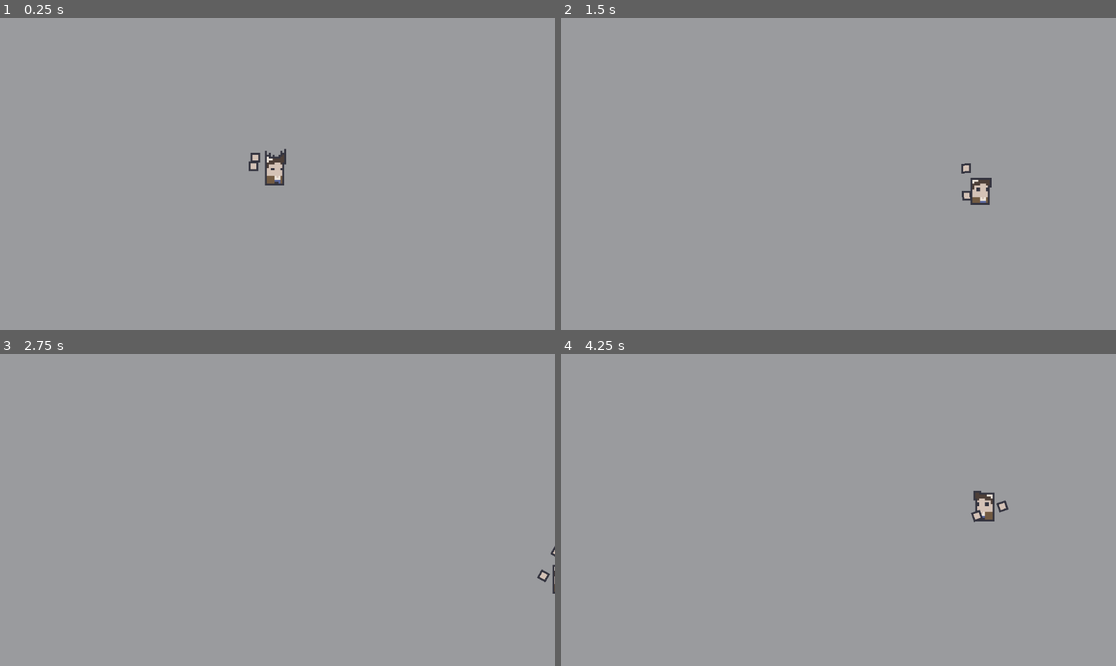
Above: before the commit, frames 1-4 (two rows, left to right).
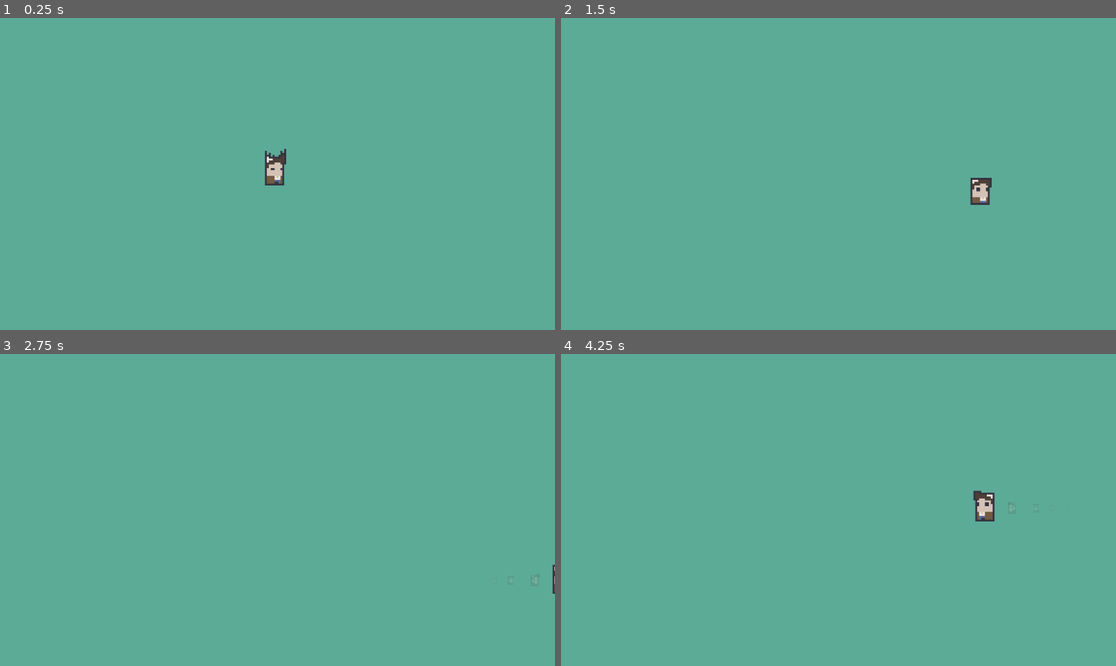
Above: after the commit, the same moments.

Repository: JuaniCargnel/Placeholder_Name
Game: Godot game, scene res://Scenes/Levels/TEST_LEVEL.tscn
The game is run twice, just before and just after one commit, with the same random seed, the same clock (stepped at 60 frames per second) and the same inputs. The project has no main scene, so this scene is started directly.
Inputs (mouse positions are in pixels of both pictures, inside the frame that each line leads up to):
- Up to frame 1 (0.25 s): no input
- Up to frame 2 (1.5 s): tap Enter at 0.5 s; move the mouse to (960, 158) at 0.52 s; hold Right (ui_right) 0.53-1.28 s; click (960, 158) at 0.6 s; tap Space (dash) at 0.8, 1.35 s; move the mouse to (727, 189) at 1.27 s; hold Down (ui_down) from 1.28 s (still down)
- Up to frame 3 (2.75 s): click (166, 525) at 1.55 s; move the mouse to (333, 441) at 2.02 s; release Down (ui_down) at 2.03 s; hold Right (ui_right) from 2.03 s (still down); click (333, 441) at 2.1 s; tap Space (dash) at 2.3 s
- Up to frame 4 (4.25 s): move the mouse to (810, 572) at 2.77 s; release Right (ui_right) at 2.78 s; hold Up (ui_up) 2.78-3.53 s; tap Space (dash) at 2.85, 3.8 s; click (810, 572) at 3.05 s; move the mouse to (1005, 556) at 3.52 s; hold Left (ui_left) from 3.53 s (still down); click (1005, 556) at 3.6 s

The runs differ from the first frame. In frame 1, 100% of the frame differs, in the area x 0-100%, y 0-100%; in frame 2, 100%; in frame 3, 100%; in frame 4, 100%.

Commit message:
Hand Changes (Deleted)

Diff:
--- /dev/null
+++ b/Assets/Sprites/Player/processMaterial.tres
@@ -0,0 +1,21 @@
+[gd_resource type="ParticleProcessMaterial" load_steps=5 format=3 uid="uid://dwg0omeocgw24"]
+
+[sub_resource type="Gradient" id="3"]
+colors = PackedColorArray(1, 1, 1, 0.501961, 1, 1, 1, 0)
+
+[sub_resource type="GradientTexture1D" id="4"]
+gradient = SubResource("3")
+
+[sub_resource type="Curve" id="5"]
+_data = [Vector2(0.00735295, 0.494382), 0.0, 0.0, 0, 0, Vector2(0.985294, 0.0786518), 0.0, 0.0, 0, 0]
+point_count = 2
+
+[sub_resource type="CurveTexture" id="6"]
+curve = SubResource("5")
+
+[resource]
+gravity = Vector3(0, 0, 0)
+scale_min = 4.0
+scale_max = 4.0
+scale_curve = SubResource("6")
+color_ramp = SubResource("4")
--- a/Scenes/Levels/TEST_LEVEL.tscn
+++ b/Scenes/Levels/TEST_LEVEL.tscn
@@ -5,11 +5,12 @@
 [node name="TEST_LEVEL" type="Node2D"]
 
 [node name="ColorRect" type="ColorRect" parent="."]
+z_index = -10
 offset_left = -17.0
 offset_top = -31.0
 offset_right = 1174.0
 offset_bottom = 679.0
-color = Color(0.870588, 0.882353, 0.905882, 0.529412)
+color = Color(0.417801, 1, 0.848052, 0.529412)
 
 [node name="Player" parent="." instance=ExtResource("1_jf8ei")]
 position = Vector2(575, 299)
--- a/Scenes/Player/Hand.tscn
+++ /dev/null
@@ -1,18 +0,0 @@
-[gd_scene load_steps=3 format=3 uid="uid://6vnyp66qib4h"]
-
-[ext_resource type="Texture2D" uid="uid://by3ew0yod2ub7" path="res://Assets/Sprites/Player/hands.png" id="1_540oq"]
-
-[sub_resource type="RectangleShape2D" id="RectangleShape2D_4akgi"]
-size = Vector2(10, 10)
-
-[node name="Hand" type="Node2D"]
-
-[node name="Sprite2D" type="Sprite2D" parent="."]
-texture_filter = 1
-scale = Vector2(2, 2)
-texture = ExtResource("1_540oq")
-
-[node name="Area2D" type="Area2D" parent="."]
-
-[node name="CollisionShape2D" type="CollisionShape2D" parent="Area2D"]
-shape = SubResource("RectangleShape2D_4akgi")
--- a/Scenes/Player/Player.tscn
+++ b/Scenes/Player/Player.tscn
@@ -1,8 +1,8 @@
-[gd_scene load_steps=35 format=3 uid="uid://ckleb2oi3jx"]
+[gd_scene load_steps=36 format=3 uid="uid://ckleb2oi3jx"]
 
 [ext_resource type="Script" uid="uid://bynueiu8e5tr3" path="res://Scripts/Player/Player.gd" id="1_s0eop"]
 [ext_resource type="Texture2D" uid="uid://bbfcm4usmgbcs" path="res://Assets/Sprites/Player/mPlayer_ [human].png" id="2_ft8w5"]
-[ext_resource type="PackedScene" uid="uid://6vnyp66qib4h" path="res://Scenes/Player/Hand.tscn" id="3_h54ih"]
+[ext_resource type="Material" uid="uid://dwg0omeocgw24" path="res://Assets/Sprites/Player/processMaterial.tres" id="4_ude3g"]
 
 [sub_resource type="AtlasTexture" id="AtlasTexture_ft8w5"]
 atlas = ExtResource("2_ft8w5")
@@ -238,6 +238,10 @@
 
 [sub_resource type="RectangleShape2D" id="RectangleShape2D_ude3g"]
 size = Vector2(24.25, 34)
+
+[sub_resource type="AtlasTexture" id="AtlasTexture_wid83"]
+atlas = ExtResource("2_ft8w5")
+region = Rect2(36.9428, 72.796, 21.7248, 22.8835)
 
 [node name="Player" type="CharacterBody2D"]
 script = ExtResource("1_s0eop")
@@ -267,13 +271,16 @@
 [node name="InvulnTimer" type="Timer" parent="."]
 one_shot = true
 
-[node name="HandsRoot" type="Node2D" parent="."]
-
-[node name="LeftHand" parent="HandsRoot" instance=ExtResource("3_h54ih")]
-position = Vector2(-20, -5)
-
-[node name="RightHand" parent="HandsRoot" instance=ExtResource("3_h54ih")]
-position = Vector2(-22, 4)
+[node name="DashParticles" type="GPUParticles2D" parent="."]
+z_index = -1
+texture_filter = 1
+position = Vector2(0, 10)
+emitting = false
+amount = 10
+texture = SubResource("AtlasTexture_wid83")
+speed_scale = 2.5
+trail_lifetime = 0.4
+process_material = ExtResource("4_ude3g")
 
 [connection signal="animation_finished" from="AnimatedSprite2D" to="." method="_on_animated_sprite_2d_animation_finished"]
 [connection signal="timeout" from="DashTimer" to="." method="_on_dash_timer_timeout"]
--- a/Scripts/Player/Player.gd
+++ b/Scripts/Player/Player.gd
@@ -28,6 +28,7 @@
 @onready var invuln_timer := $InvulnTimer
 @onready var left_hand := $HandsRoot/LeftHand
 @onready var right_hand := $HandsRoot/RightHand
+@onready var dash_particles := $DashParticles
 
 # === INICIO ===
 func _ready():
@@ -41,12 +42,14 @@
 
 	# Si está haciendo dash, moverse manualmente
 	if is_dashing:
+		dash_particles.emitting = false
 		dash_elapsed += delta
 		var t := dash_elapsed / dash_duration
 		if t >= 1.0:
 			is_dashing = false
 			velocity = Vector2.ZERO
 		else:
+			dash_particles.emitting = true
 			velocity = dash_direction * (dash_distance / dash_duration)
 			move_and_slide()
 		return
@@ -59,6 +62,7 @@
 	if velocity.length() > 0:
 		anim.play("run")
 		anim.flip_h = velocity.x < 0
+		dash_particles.scale.x = velocity.x
 	else:
 		anim.play("idle")
 
@@ -78,19 +82,12 @@
 	var left_offset = Vector2(orbit_radius, 0).rotated(mouse_angle - PI / 4)
 	var right_offset = Vector2(orbit_radius, 0).rotated(mouse_angle + PI / 4)
 
-	left_hand.global_position = global_position + left_offset
-	right_hand.global_position = global_position + right_offset
-
-	# Rotar raíz de manos hacia el mouse
-	$HandsRoot.look_at(get_global_mouse_position())
-
 	# Ataque por turnos
 	attack_timer -= delta
 	if Input.is_action_just_pressed("attack") and attack_timer <= 0:
 		attack_timer = attack_cooldown
 		var hand = left_hand if current_hand == 0 else right_hand
 		current_hand = (current_hand + 1) % 2
-		hand_attack(hand)
 
 # === DASH ===
 func start_dash():
@@ -102,20 +99,6 @@
 
 	invuln_timer.start(invuln_duration)
 	dash_timer.start(dash_cooldown)
-
-# === ATAQUE DE MANO ===
-func hand_attack(hand: Node2D):
-	var dir = (get_global_mouse_position() - hand.global_position).normalized()
-	var punch_distance := 30
-
-	var tween := create_tween()
-	tween.tween_property(hand, "global_position", hand.global_position + dir * punch_distance, 0.1)
-	tween.tween_property(
-		hand,
-		"global_position",
-		global_position + (hand.global_position - global_position).normalized() * orbit_radius,
-		0.1
-	).set_delay(0.1)
 
 # === DAÑO ===
 func receive_damage(_amount: int):
Binary file removed: Assets/Sprites/Player/hands.png
Not shown, removed: Assets/Sprites/Player/hands.png.import
